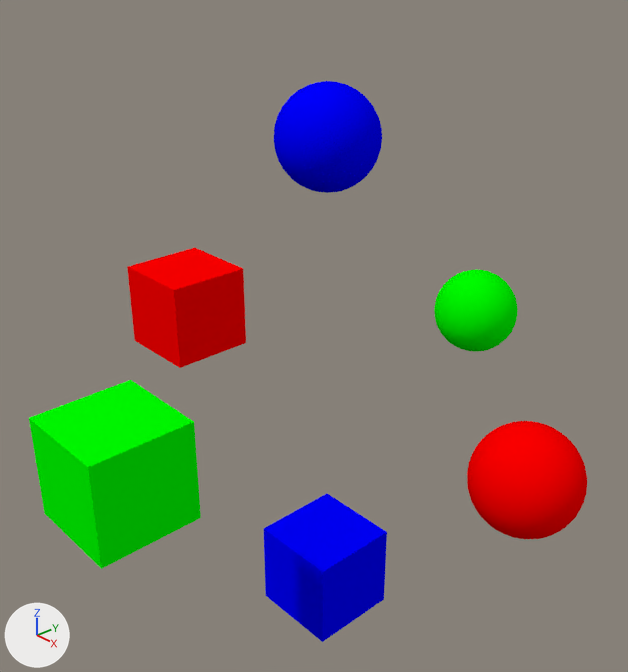
The Blender file simple/simple.blend: old version first, new version second.
The view is the same before and after, from a camera (50 mm lens) standing at (11.67, -11.02, 8.71) and looking at (-0.45, 0.07, 0.76). Lighting does not change. The marker at lower left points along +X, +Y and +Z.

Objects in the first picture: 'Cube.X', 'Cube.Y', 'Cube.Z', 'Sphere.X', 'Sphere.Y', 'Sphere.Z'.
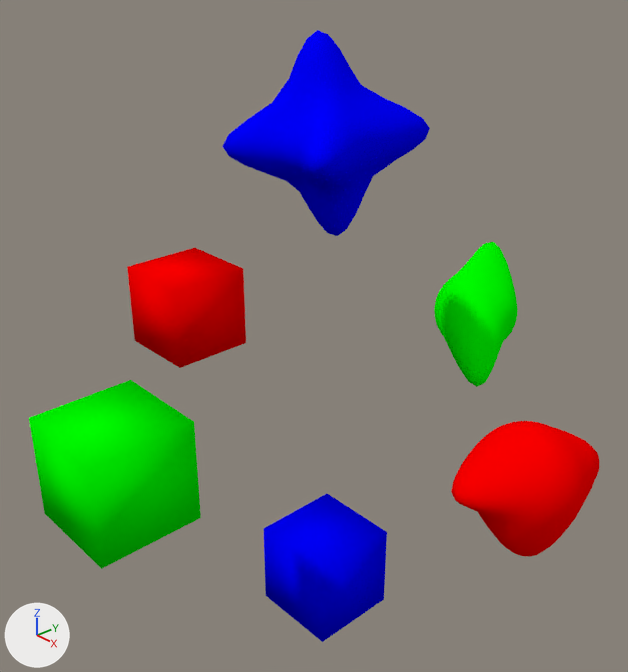
Where the change shows, as pixel boxes [x1, y1, x2, y2] in the pictures (628 x 672 px; the box of a moved part takes in the faces that stretch with it):
'Sphere.Z', reshaped (91% wider, 83% taller)
    before: [274, 81, 382, 193]
    after: [223, 30, 430, 236]
'Sphere.X', reshaped (24% wider, 15% taller)
    before: [467, 421, 587, 539]
    after: [451, 421, 600, 557]
'Sphere.Y', reshaped (76% taller)
    before: [434, 270, 517, 352]
    after: [434, 242, 517, 387]
part 2 of me_cube_z, shading changed
    both: [264, 494, 387, 642]
part 3 of me_sphere_y, moved or reshaped
    before: [439, 270, 517, 352]
    after: [439, 242, 517, 387]
part 4 of me_cube_y, shading changed
    both: [29, 380, 201, 569]
part 5 of me_sphere_x, moved or reshaped
    before: [467, 430, 587, 539]
    after: [451, 427, 600, 557]
part 6 of me_cube_x, shading changed
    both: [127, 248, 246, 368]

What the commit changed:
me_sphere_z is used by ob_sphere_z; location (0.0, 0.0, 5.0).
me_sphere_z had 482 vertices, 512 faces and spanned x -1.0..1.0, y -1.0..1.0, z -1.0..1.0.
me_sphere_z now has 482 vertices, 512 faces and spans x -1.33..1.5, y -1.7..1.57, z -1.91..1.88.
me_sphere_z part 1: 479 of 482 vertices moved; they spanned x -1.0..1.0, y -1.0..1.0, z -1.0..1.0 and now span x -1.33..1.5, y -1.7..1.57, z -1.91..1.88; mean shift (0.0, -0.01, -0.01); largest move (0.83, -0.56, 0.0) -> (1.47, -1.53, 0.01).
me_cube_z has 8 vertices, 6 faces and spans x -1.0..1.0, y -1.0..1.0, z -1.0..1.0.
me_cube_z is used by ob_cube_z; location (0.0, 0.0, -5.0).
me_cube_z part 2: all faces are now shaded smooth (6 of 6 changed).
me_sphere_y is used by ob_sphere_y; location (0.0, 5.0, 0.0).
me_sphere_y had 482 vertices, 512 faces and spanned x -1.0..1.0, y -1.0..1.0, z -1.0..1.0.
me_sphere_y now has 482 vertices, 512 faces and spans x -1.0..1.62, y -1.82..1.68, z -1.0..1.19.
me_sphere_y part 3: 235 of 482 vertices moved; they spanned x -0.69..1.0, y -1.0..0.92, z -0.92..1.0 and now span x -0.89..1.62, y -1.82..1.68, z -0.94..1.19; mean shift (-0.14, 0.21, -0.01); largest move (0.21, 0.32, 0.92) -> (-0.81, 1.64, 1.16).
me_cube_y has 8 vertices, 6 faces and spans x -1.0..1.0, y -1.0..1.0, z -1.0..1.0.
me_cube_y is used by ob_cube_y; location (0.0, -5.0, 0.0).
me_cube_y part 4: all faces are now shaded smooth (6 of 6 changed).
me_sphere_x is used by ob_sphere_x; location (5.0, 0.0, 0.0).
me_sphere_x had 482 vertices, 512 faces and spanned x -1.0..1.0, y -1.0..1.0, z -1.0..1.0.
me_sphere_x now has 482 vertices, 512 faces and spans x -1.0..1.0, y -1.4..1.35, z -1.35..1.0.
me_sphere_x part 5: 316 of 482 vertices moved; they spanned x -0.91..0.92, y -1.0..1.0, z -1.0..0.98 and now span x -0.91..0.92, y -1.4..1.35, z -1.35..0.97; mean shift (0.0, -0.03, -0.11); largest move (-0.16, -0.82, 0.56) -> (-0.42, -1.36, 0.18).
me_cube_x has 8 vertices, 6 faces and spans x -1.0..1.0, y -1.0..1.0, z -1.0..1.0.
me_cube_x is used by ob_cube_x; location (-5.0, 0.0, 0.0).
me_cube_x part 6: all faces are now shaded smooth (6 of 6 changed).
